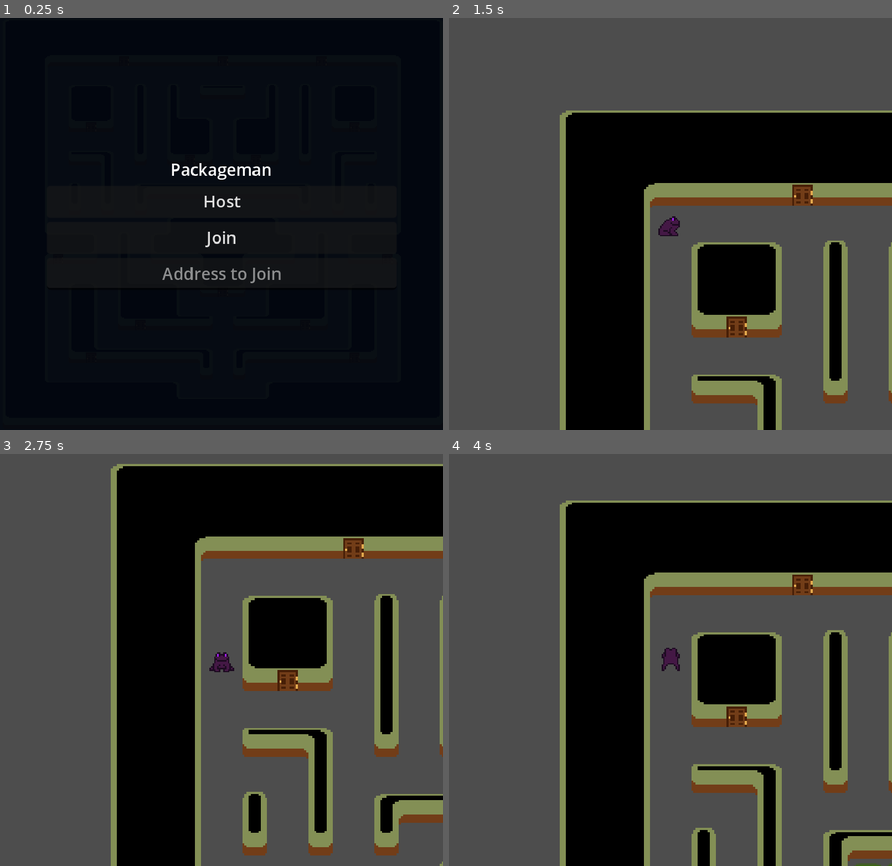
Above: before the commit, frames 1-4 (two rows, left to right).
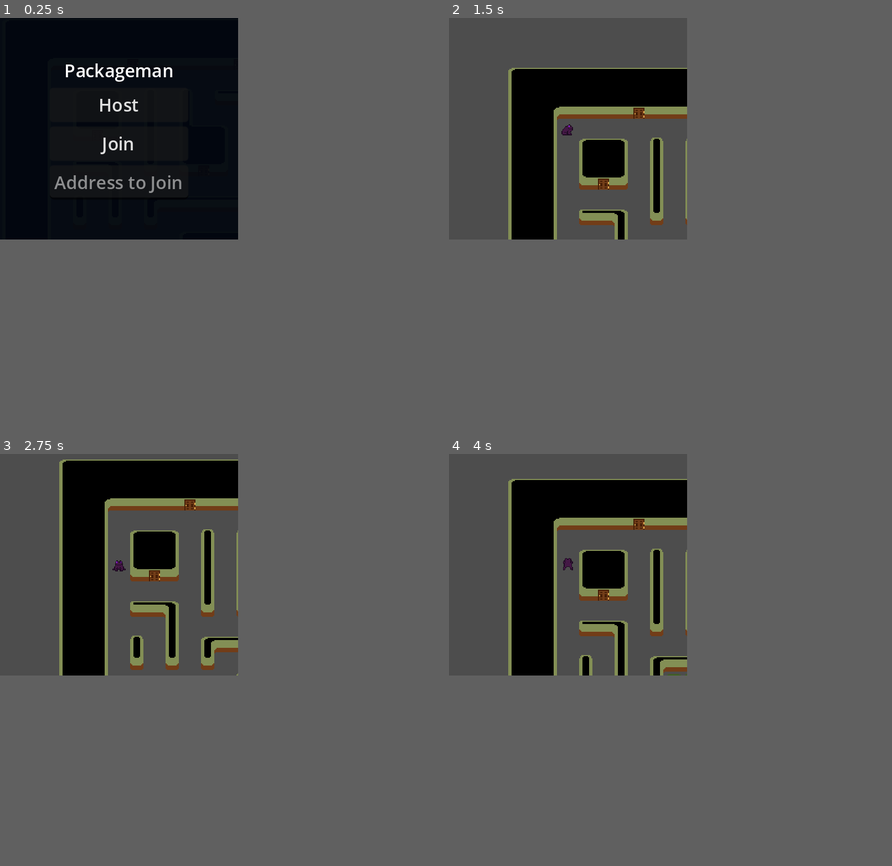
Above: after the commit, the same moments.

Repository: souplamp/packageman
Game: Godot game, scene res://main/main.tscn
Two runs of this game, one before a commit and one after it. Both use one fixed random seed, a clock stepped at 60 frames per second and the inputs below.
Inputs:
- Up to frame 1 (0.25 s): no input
- Up to frame 2 (1.5 s): tap Enter at 0.5 s; hold Right (ui_right) 0.53-1.25 s; click "Host" at 1.25 s
- Up to frame 3 (2.75 s): tap Space at 2 s; hold Down (ui_down) from 2.03 s (still down)
- Up to frame 4 (4 s): release Down (ui_down) at 2.78 s; hold Right (ui_right) 2.78-3.53 s; hold Up (ui_up) from 3.53 s (still down)
In our replay, the window is 800x744 before the commit and 430x400 after it. These sizes can differ from the game's own. Grey fills any space a smaller window leaves; there, only what the larger window draws over its background counts as a difference.

The runs differ from the first frame. In frame 1, 1.8% of the frame differs, in the area x 12-64%, y 11-65%; in frame 2, 44%; in frame 3, 48%, in the area x 13-100%, y 1-100%; in frame 4, 47%.

Commit message:
made smaller

Diff:
--- a/frog/frog.tscn
+++ b/frog/frog.tscn
@@ -150,7 +150,6 @@
 frame_progress = 0.242412
 
 [node name="Camera2D" type="Camera2D" parent="."]
-zoom = Vector2(2, 2)
 
 [node name="MultiplayerSynchronizer" type="MultiplayerSynchronizer" parent="."]
 replication_config = SubResource("SceneReplicationConfig_1oth0")
--- a/project.godot
+++ b/project.godot
@@ -17,8 +17,8 @@
 
 [display]
 
-window/size/viewport_width=860
-window/size/viewport_height=800
+window/size/viewport_width=430
+window/size/viewport_height=400
 window/stretch/mode="canvas_items"
 window/stretch/aspect="keep_width"
 window/stretch/scale=2.0
